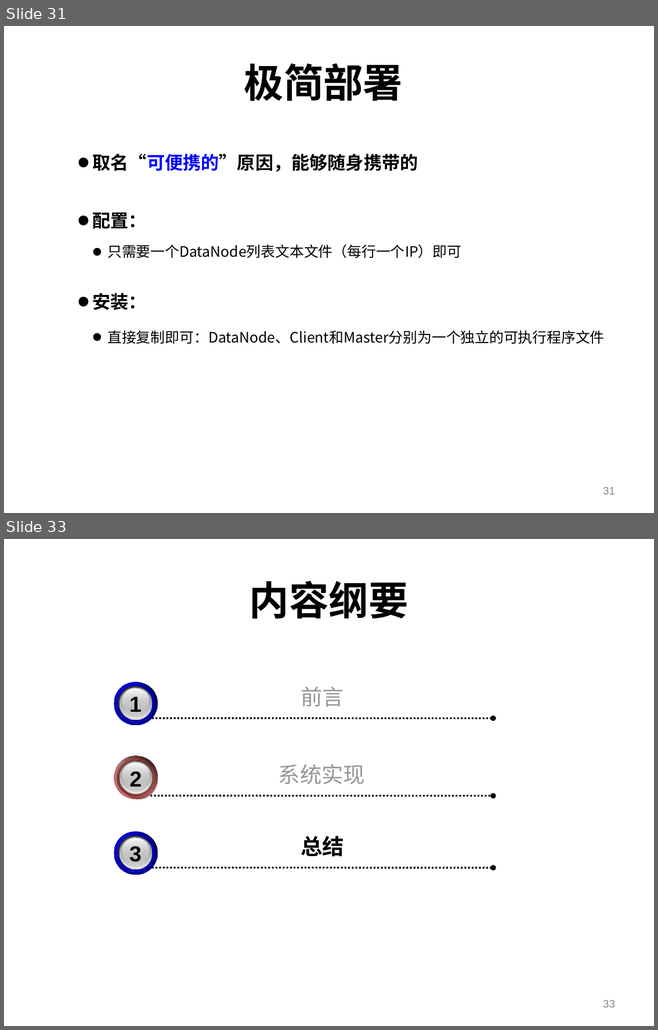
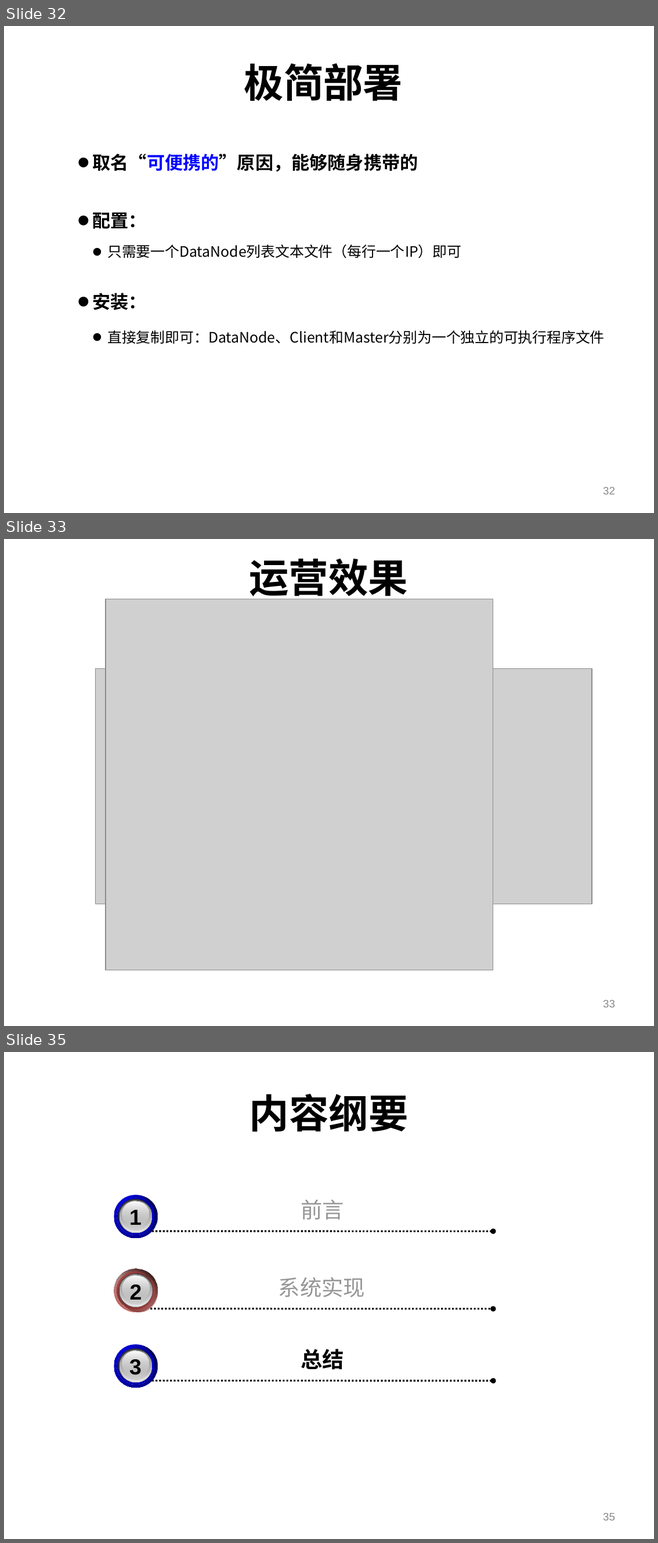
Before and after one commit to shtzr840329/mooon, a slide deck: applications/lightfs/doc/portableDFS-可便携的分布式文件系统.ppt. Shown one above the other, each under a label of ours: slides 31 and 33 before the commit, slides 32, 33 and 35 after it; the slides between them are not shown. The pictures are 658x1030 and 658x1543 pixels, drawn with LibreOffice and Linux fonts; fonts in the diff are those of the drawing; grey boxes stand for pictures; background and template pictures are left out. Boxes give left, top, right and bottom in pixels: in the first picture for what was removed or moved away, otherwise in the second. Text is boxed around its words. In the diff, an @@ line names an element or a change of style, - is before the commit and + after.

```diff
--- a/applications/lightfs/doc/portableDFS-可便携的分布式文件系统.ppt
+++ b/applications/lightfs/doc/portableDFS-可便携的分布式文件系统.ppt
@@ slide 33 added at (4,539,654,1026), background picture (left out) @@
@@ text added at (249,558,408,602), 44 pt, text #000000, bold @@
+运营效果
@@ picture added at (106,599,492,970) @@
@@ picture added at (96,668,592,904) @@
@@ page number added at (603,1000,615,1008), 12 pt, text #898989 @@
+33
@@ what was slide 31 is now slide 32 @@
@@ page number at (603,487,615,495): text changed @@
-31
+32
@@ what was slide 33 is now slide 35 @@
@@ page number at (603,1513,615,1521): text changed @@
-33
+35
```
Also in this commit, not shown: 6 slides changed, 2 other slides added, 1 slide removed.
